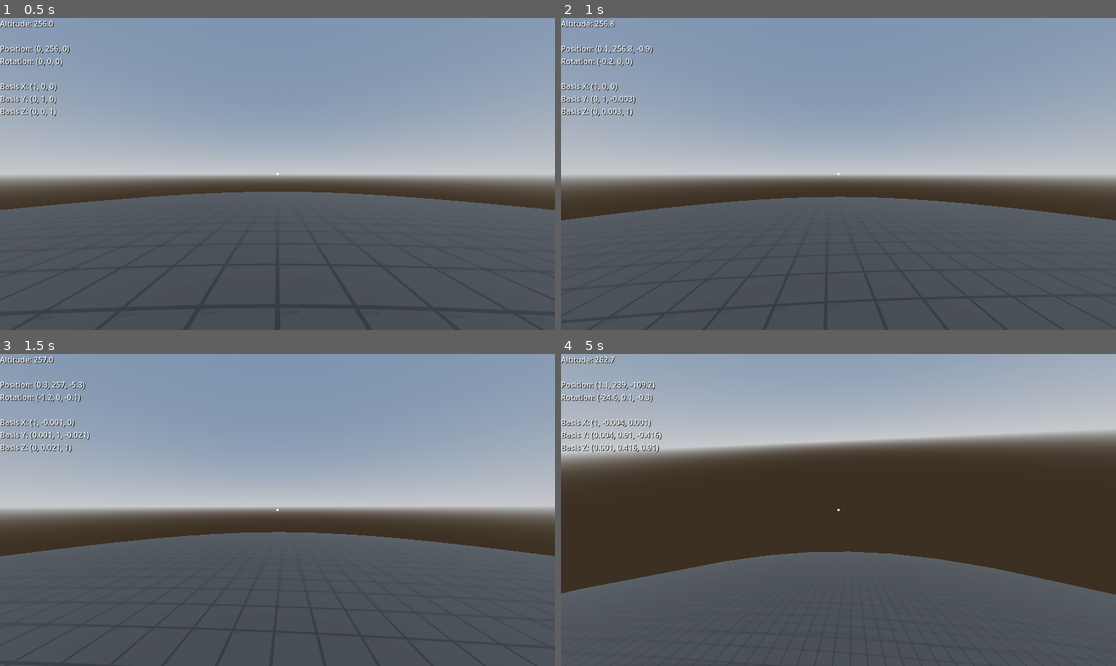
Above: before the commit, frames 1-4 (two rows, left to right).
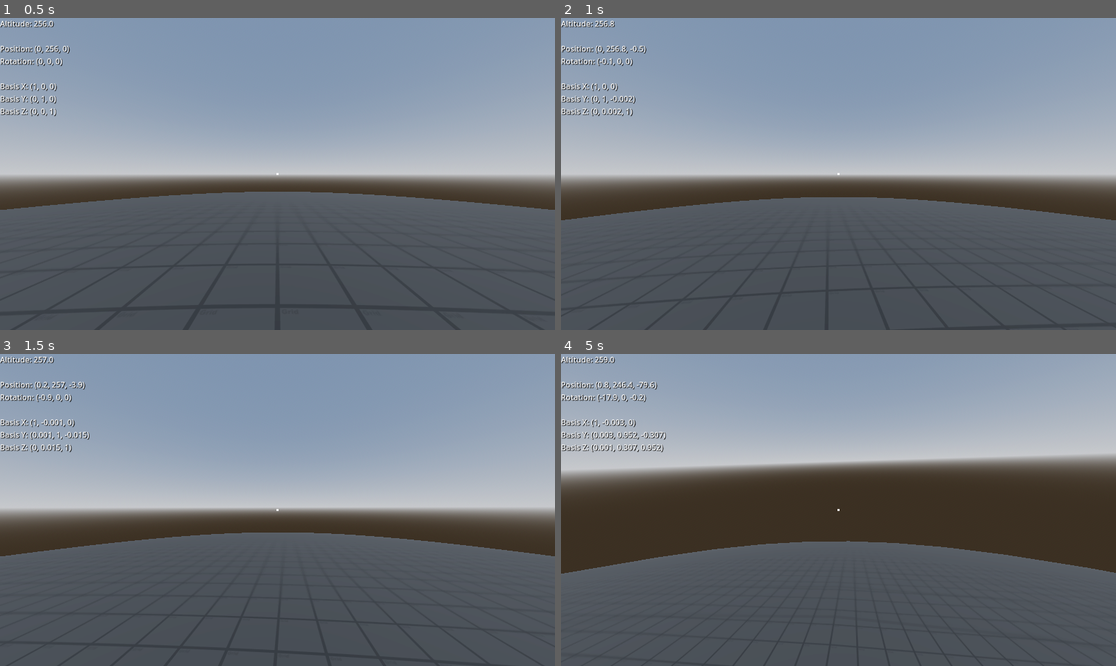
Above: after the commit, the same moments.

Repository: archiebaldry/planet-test
Game: Godot game, scene res://main.tscn
Same seed, same stepped clock (60 frames per second), same inputs: the game is played once before the commit and once after it.
Inputs (mouse positions are in pixels of both pictures, inside the frame that each line leads up to):
- Up to frame 1 (0.5 s): no input
- Up to frame 2 (1 s): tap Enter at 0.5 s; move the mouse to (866, 174) at 0.52 s; hold W (move_forward) from 0.53 s (still down); tap Space (jump) at 0.77 s
- Up to frame 3 (1.5 s): keep holding W (move_forward); move the mouse to (249, 510) at 1.27 s
- Up to frame 4 (5 s): keep holding W (move_forward); tap Space (jump) at 1.52, 3.02, 3.77, 4.52 s; move the mouse to (849, 503) at 2.02 s; move the mouse to (832, 516) at 2.77 s; move the mouse to (877, 513) at 3.52 s; move the mouse to (794, 506) at 4.27 s

Frame 1 is identical in both runs. In frame 2, 0.2% of the frame differs, in the area x 1-100%, y 8-65%; in frame 3, 0.2%; in frame 4, 16%, in the area x 0-100%, y 0-78%.

Commit message:
Reduce character's speed

Diff:
--- a/character.gd
+++ b/character.gd
@@ -5,7 +5,7 @@
 @onready var camera: Camera3D = $CameraPivot/Camera
 @onready var label: Label = $Label
 
-const SPEED: int = 1000
+const SPEED: int = 800
 const JUMP: int = 5
 const MOUSE_SENSITIVITY: float = 0.001
 
